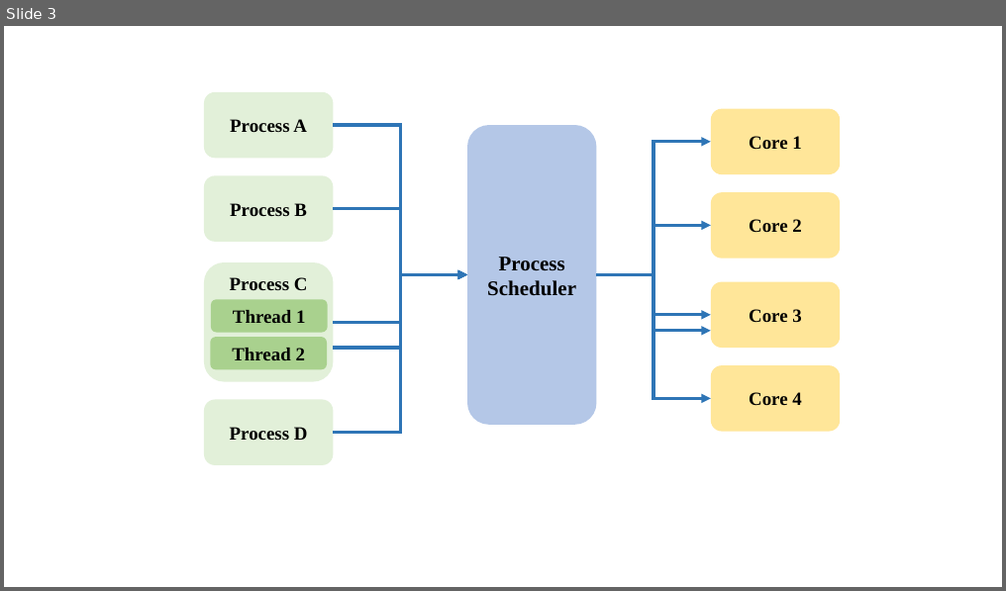
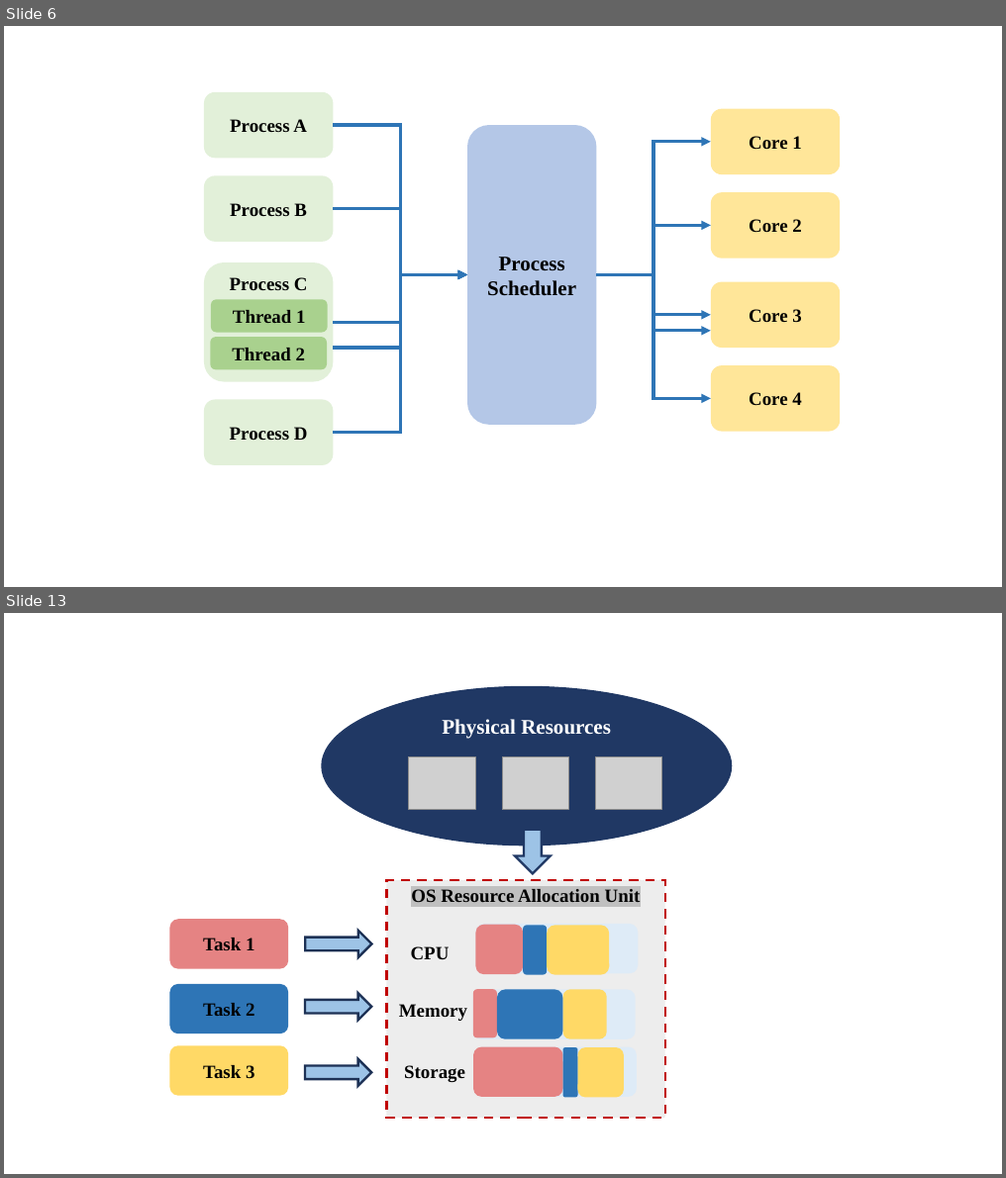
Before and after one commit to LiuYingying0104/AIOS, a slide deck: ML Apply in OS/Graphs/figures.pptx. Shown one above the other, each under a label of ours: slide 3 before the commit, slides 6 and 13 after it; the slides between them are not shown. The pictures are 1006x591 and 1006x1178 pixels, drawn with LibreOffice and Linux fonts; fonts in the diff are those of the drawing; grey boxes stand for pictures. Boxes give left, top, right and bottom in pixels: in the first picture for what was removed or moved away, otherwise in the second. Text is boxed around its words. In the diff, an @@ line names an element or a change of style, - is before the commit and + after.

```diff
--- a/ML Apply in OS/Graphs/figures.pptx
+++ b/ML Apply in OS/Graphs/figures.pptx
@@ slide 13 added at box(4, 613, 1002, 1174), background #FFFFFF @@
@@ ellipse added at box(322, 686, 733, 847), fill #203864, 20 pt, text #FFFFFF, bold @@
+Physical Resources
@@ picture added at box(409, 757, 475, 810) @@
@@ picture added at box(502, 757, 568, 810) @@
@@ picture added at box(595, 757, 662, 810) @@
@@ down arrow added at box(515, 830, 550, 873), fill #9DC3E6, outline #203864 2.25 pt @@
@@ rectangle added at box(386, 880, 665, 1118), fill #EDEDED, outline #C00000 2.25 pt dashed, 18 pt, text #000000, bold @@
+OS Resource Allocation Unit
@@ rounded rectangle added at box(170, 919, 288, 969), fill #E58383, 18 pt, text #000000, bold @@
+Task 1
@@ right arrow added at box(305, 931, 371, 958), fill #9DC3E6, outline #1E3256 2.25 pt @@
@@ rounded rectangle added at box(475, 924, 638, 973), fill #DEEBF7 @@
@@ rounded rectangle added at box(475, 925, 523, 974), fill #E58383 @@
@@ rounded rectangle added at box(523, 925, 547, 975), fill #2E75B6 @@
@@ rounded rectangle added at box(547, 925, 609, 975), fill #FFD966 @@
@@ text added at box(411, 947, 450, 959), 18 pt, text #000000, bold @@
+CPU
@@ rounded rectangle added at box(170, 984, 288, 1035), fill #2E75B6, 18 pt, text #000000, bold @@
+Task 2
@@ right arrow added at box(305, 993, 371, 1020), fill #9DC3E6, outline #1E3256 2.25 pt @@
@@ rounded rectangle added at box(473, 989, 636, 1040), fill #DEEBF7 @@
@@ rounded rectangle added at box(473, 989, 497, 1039), fill #E58383 @@
@@ rounded rectangle added at box(497, 989, 563, 1040), fill #2E75B6 @@
@@ rounded rectangle added at box(563, 989, 607, 1040), fill #FFD966 @@
@@ text added at box(399, 1004, 467, 1021), 18 pt, text #000000, bold @@
+Memory
@@ rounded rectangle added at box(170, 1046, 288, 1096), fill #FFD966, 18 pt, text #000000, bold @@
+Task 3
@@ rounded rectangle added at box(473, 1048, 563, 1097), fill #E58383 @@
@@ rounded rectangle added at box(474, 1048, 637, 1097), fill #DEEBF7 @@
@@ rounded rectangle added at box(563, 1048, 578, 1098), fill #2E75B6 @@
@@ rounded rectangle added at box(578, 1048, 624, 1098), fill #FFD966 @@
@@ right arrow added at box(305, 1059, 371, 1086), fill #9DC3E6, outline #1E3256 2.25 pt @@
@@ text added at box(404, 1065, 465, 1082), 18 pt, text #000000, bold @@
+Storage
@@ what was slide 3 is now slide 6 @@
```
Also in this commit, not shown: 3 slides changed, 6 other slides added, 2 slides removed, 5 other files.
